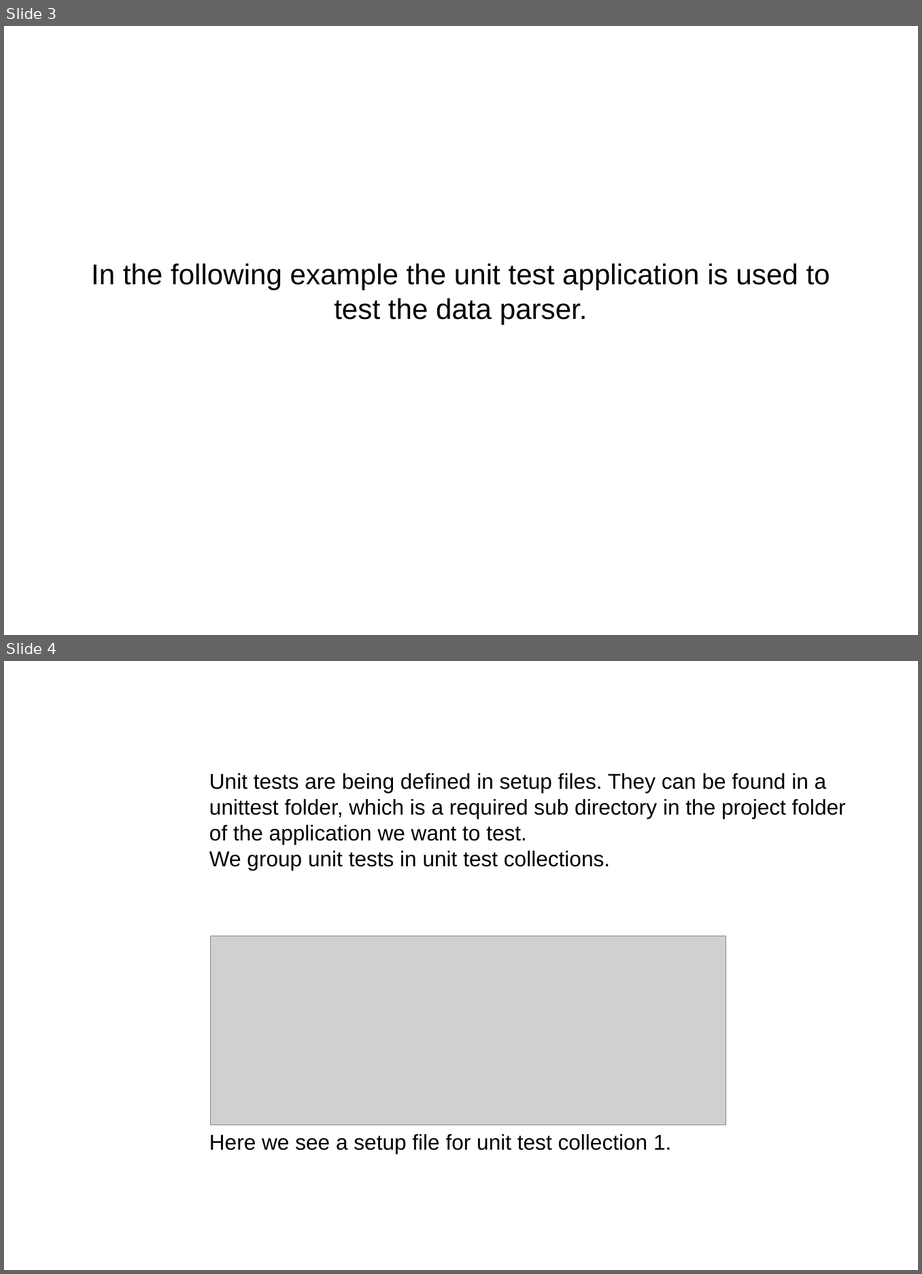
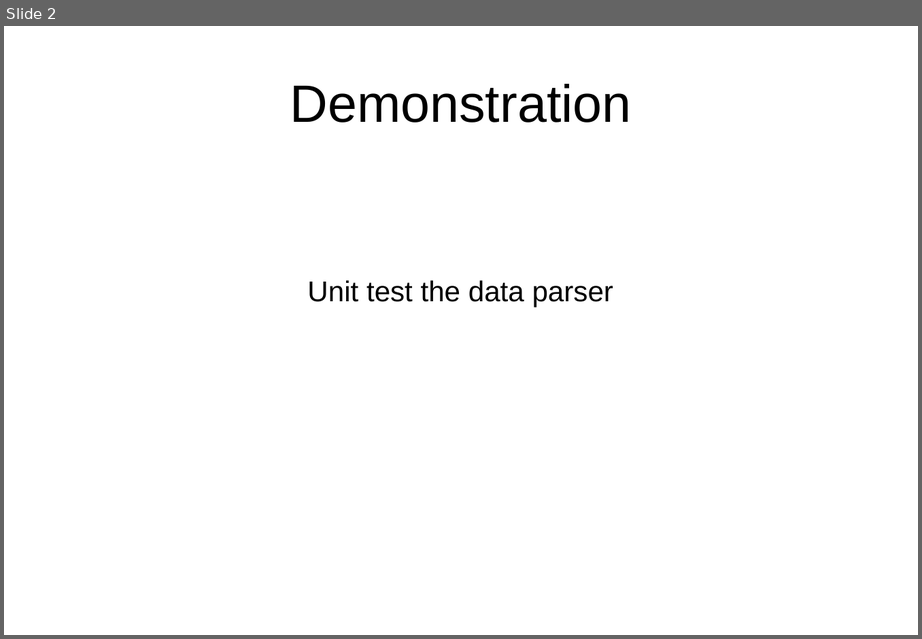
Before and after one commit to jn100py/portfolio, a slide deck: test_applications/presentation_testapplications.pptx. Shown one above the other, each under a label of ours: slides 3 and 4 before the commit, slide 2 after it. The pictures are 922x1274 and 922x639 pixels, drawn with LibreOffice and Linux fonts; fonts in the diff are those of the drawing; grey boxes stand for pictures. Boxes give left, top, right and bottom in pixels: in the first picture for what was removed or moved away, otherwise in the second. Text is boxed around its words. In the diff, an @@ line names an element or a change of style, - is before the commit and + after.

```diff
--- a/test_applications/presentation_testapplications.pptx
+++ b/test_applications/presentation_testapplications.pptx
@@ slide 4 removed at bbox=[4, 661, 918, 1270], background #FFFFFF @@
@@ text removed at bbox=[209, 773, 846, 1154] @@
-Unit tests are being defined in setup files. They can be found in a unittest folder, which is a required sub directory in the project folder of the application we want to test.
-We group unit tests in unit test collections.
-Here we see a setup file for unit test collection 1.
@@ picture removed at bbox=[210, 936, 726, 1125] @@
@@ what was slide 3 is now slide 2 @@
@@ slide 2 changed as well @@
@@ text added at bbox=[290, 84, 631, 123], 44 pt, text #000000 @@
+Demonstration
@@ text at bbox=[307, 280, 613, 308]: text changed @@
-In the following example the unit test application is used to test the data parser.
+Unit test the data parser
```
Also in this commit, not shown: 1 other slide changed, 9 slides added, 9 other slides removed, 2 other files.
